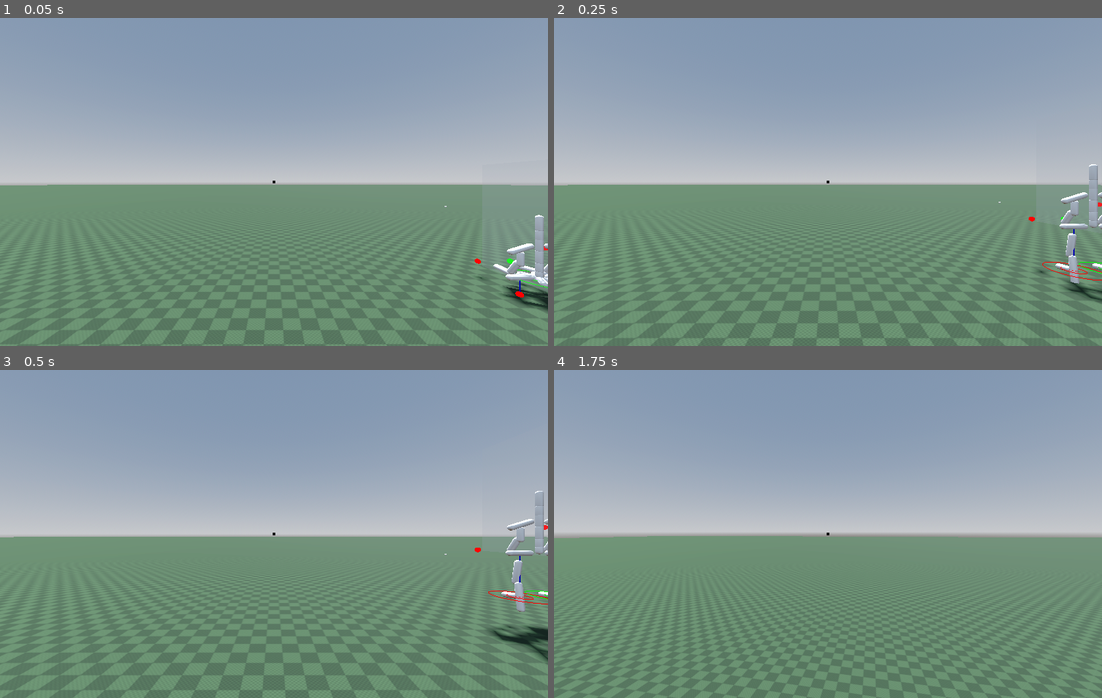
Above: before the commit, frames 1-4 (two rows, left to right).
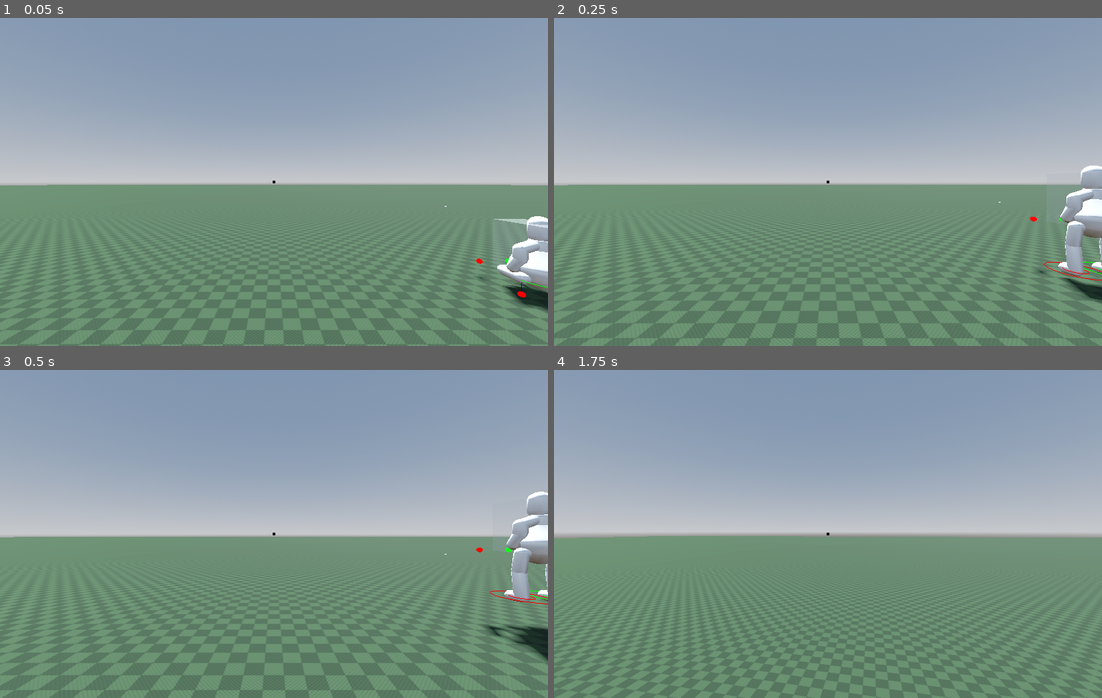
Above: after the commit, the same moments.

Repository: marcolatellafrias/character-parametric
Game: Godot game, scene res://Scenes/Demo.tscn
Two runs of this game, one before a commit and one after it. Both use one fixed random seed, a clock stepped at 60 frames per second and the inputs below.
Inputs (mouse positions are in pixels of both pictures, inside the frame that each line leads up to):
- Up to frame 1 (0.05 s): no input
- Up to frame 2 (0.25 s): no input
- Up to frame 3 (0.5 s): no input
- Up to frame 4 (1.75 s): tap Enter at 0.5 s; move the mouse to (855, 534) at 0.52 s; hold W (move_forward) from 0.53 s (still down); click (855, 534) at 0.6 s; tap Space (jump) at 0.77, 1.52 s; move the mouse to (800, 534) at 1.27 s; tap Shift (sprint) at 1.35 s

The runs differ from the first frame. In frame 1, 1.1% of the frame differs, in the area x 86-100%, y 60-88%; in frame 2, 1.4%; in frame 3, 1.4%, in the area x 86-100%, y 36-88%; in frame 4, nothing differs.

Commit message:
can make 3 parameter bone

Diff:
--- a/Scripts/character/archetypes.gd
+++ b/Scripts/character/archetypes.gd
@@ -103,7 +103,7 @@
 	arch.neck_to_head_proportion = 0.2
 	arch.chest_to_low_spine_proportion = 0.35
 	arch.legs_to_feet_proportion = 0.45
-	arch.hips_width_proportion = 0.2
+	arch.hips_width_proportion = 0.18
 	arch.shoulder_width_proportion = 0.2
 
 	arch.has_neck = true
@@ -148,7 +148,7 @@
 	arch.neck_to_head_proportion = 0.2
 	arch.chest_to_low_spine_proportion = 0.3
 	arch.legs_to_feet_proportion = 0.5
-	arch.hips_width_proportion = 0.15
+	arch.hips_width_proportion = 0.13
 	arch.shoulder_width_proportion = 0.2
 
 	arch.has_neck = true
@@ -188,13 +188,13 @@
 	arch.fatness = 0.0
 	arch.muscularity = 0.5
 
-	arch.height = 2.0
+	arch.height = 2.1
 
 	arch.neck_to_head_proportion = 0.2
 	arch.chest_to_low_spine_proportion = 0.25
 	arch.legs_to_feet_proportion = 0.55
-	arch.hips_width_proportion = 0.12
-	arch.shoulder_width_proportion = 0.18
+	arch.hips_width_proportion = 0.08
+	arch.shoulder_width_proportion = 0.14
 
 	arch.has_neck = true
 
--- a/Scripts/character/bone_instantiator.gd
+++ b/Scripts/character/bone_instantiator.gd
@@ -32,7 +32,7 @@
 	#Luego creo el character rigidbody
 	#var camera3d = Camera3D.new()
 	#camera3d.position = Vector3(0, 1.7, 2.7)
-	var charRb = Vector3(1,2,1)
+	var charRb = Vector3(skel_sizes_util.hips_width*2 ,skel_sizes_util.torso_height +skel_sizes_util.head_height,1)
 	char_rigidbody = CharacterRigidBody3D.create(charRb,ik_util.left_leg_raycast,ik_util.right_leg_raycast,skel_sizes_util.distance_from_ground)
 	#Agrego el esqueleto target y la camara como hijo de el rigidbody
 	char_rigidbody.add_child(custom_bones_util.lower_spine)
--- a/Scripts/character/custom_bone.gd
+++ b/Scripts/character/custom_bone.gd
@@ -65,7 +65,7 @@
 	#var cube_mesh := get_bone_mesh(bone.capsule_dimensions) #BoxMesh.new()
 	#cube_mesh.size = bone.capsule_dimensions
 	#mesh_instance.mesh = cube_mesh
-	mesh_instance.position = Vector3(0, bone.capsule_dimensions.y * 0.5, 0)
+	#mesh_instance.position = Vector3(0, bone.capsule_dimensions.y * 0.5, 0)
 	var material := StandardMaterial3D.new()
 	material.albedo_color = Color.WHITE_SMOKE #new_color
 	#material.albedo_color.a = 0.5
@@ -181,10 +181,17 @@
 	if mesh_instance == null:
 		push_error("MeshInstance3D not found")
 		return null
-	var index := mesh_instance.find_blend_shape_by_name("height")
-	mesh_instance.set_blend_shape_value(index, size.y/2)
+	var height_index := mesh_instance.find_blend_shape_by_name("height")
+	mesh_instance.set_blend_shape_value(height_index, size.y/2)
+	var top_radius_index := mesh_instance.find_blend_shape_by_name("top_radius")
+	mesh_instance.set_blend_shape_value(top_radius_index, size.x)
+	var bottom_radius_index := mesh_instance.find_blend_shape_by_name("bottom_radius")
+	mesh_instance.set_blend_shape_value(bottom_radius_index, size.z)
 
-
+	var top_dome_height_index := mesh_instance.find_blend_shape_by_name("top_dome_height")
+	mesh_instance.set_blend_shape_value(top_dome_height_index, size.x)
+	var bottom_dome_height_index := mesh_instance.find_blend_shape_by_name("bottom_dome_height")
+	mesh_instance.set_blend_shape_value(bottom_dome_height_index, size.z)
 
 	root.remove_child(mesh_instance)
 	return mesh_instance
--- a/Scripts/character/skeleton_sizes_util.gd
+++ b/Scripts/character/skeleton_sizes_util.gd
@@ -78,12 +78,18 @@
 	#TAMAÑO DE HUESOS
 	if entityStats.has_neck:
 		skelSizes.neck_size = Vector3(0.1, new_head_height * 0.4, 0.1)
-		skelSizes.head_size = Vector3(0.3, new_head_height * 0.6, 0.3)
+		skelSizes.head_size = Vector3(0.2, new_head_height * 0.6, 0.2)
 	else:
 		skelSizes.neck_size = Vector3.ZERO
-		skelSizes.head_size = Vector3(0.3, new_head_height, 0.3)
+		skelSizes.head_size = Vector3(0.2, new_head_height, 0.2)
+
+	#PARA VISUALES CAMBIAR ESTO
 	skelSizes.lower_spine_size = Vector3(0.1, new_torso_height * 0.1, 0.1)
-	skelSizes.middle_spine_size = Vector3(0.1, new_torso_height * 0.2, 0.1)
+
+	var upper_belly_radius : float = lerp_range(0.1,0.7,entityStats.fatness)
+	var lower_belly_radius : float = lerp_range(0.1,0.5,entityStats.fatness)
+
+	skelSizes.middle_spine_size = Vector3(upper_belly_radius, new_torso_height * 0.2, lower_belly_radius)
 	skelSizes.upper_spine_size = Vector3(0.1, new_torso_height * 0.3, 0.1)
 	skelSizes.chest_size = Vector3(0.2, new_torso_height * 0.4, 0.2)
 	skelSizes.upper_leg_size = Vector3(0.1, new_leg_height * 0.45, 0.1)
@@ -95,6 +101,9 @@
 	skelSizes.lower_arm_size = Vector3(0.1, arm_total * 0.55, 0.1)
 	skelSizes.hip_size = Vector3( 0.1, new_hips_width, 0.1)
 	skelSizes.shoulder_width = Vector3( 0.1, new_shoulders_width, 0.1)
+
+
+
 	#TAMAÑOS MISCELANEOS
 	skelSizes.raycast_leg_lenght = new_leg_height
 	skelSizes.distance_from_ground = new_leg_height * (1-entityStats.distance_from_ground_factor)
@@ -146,3 +155,12 @@
 	step_duration = base * speed_term
 
 	_prev_origin = origin
+
+
+
+
+
+
+
+static func lerp_range(min_val: float, max_val: float, t: float) -> float:
+	return min_val + (max_val - min_val) * clamp(t, 0.0, 1.0)
